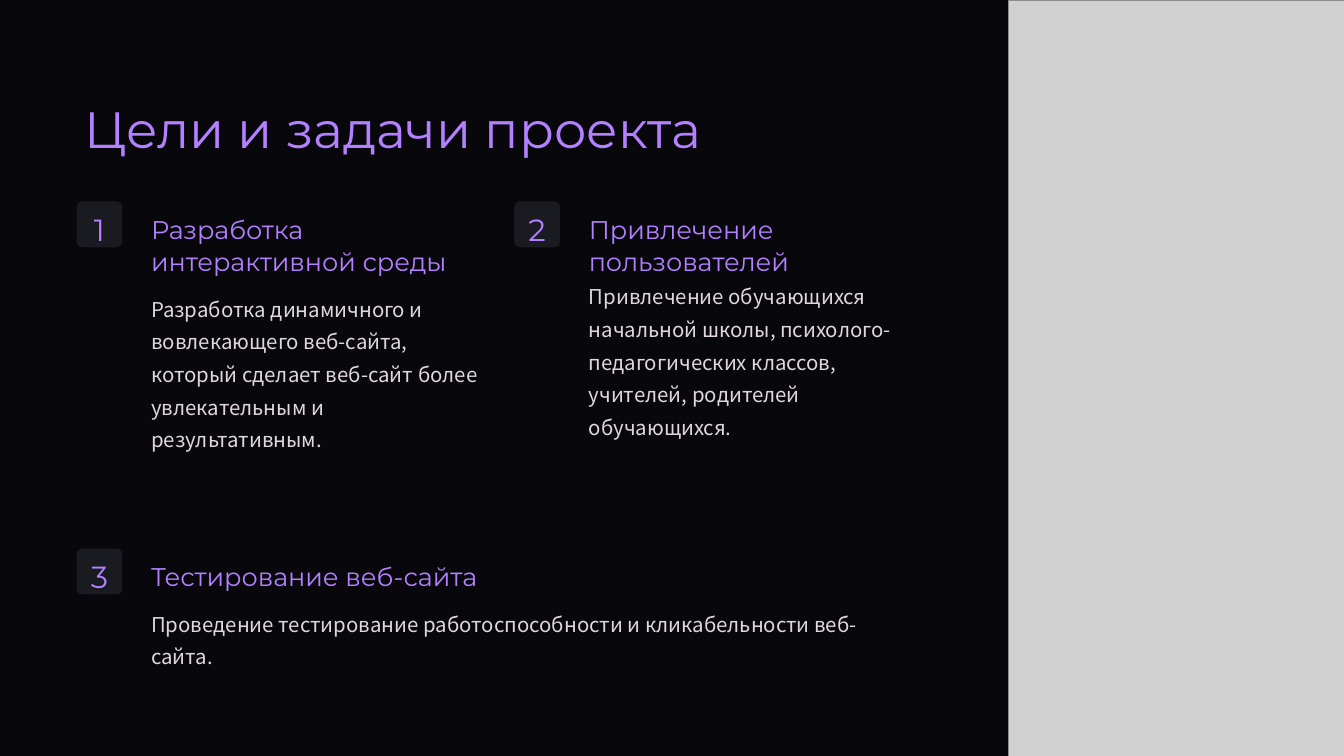
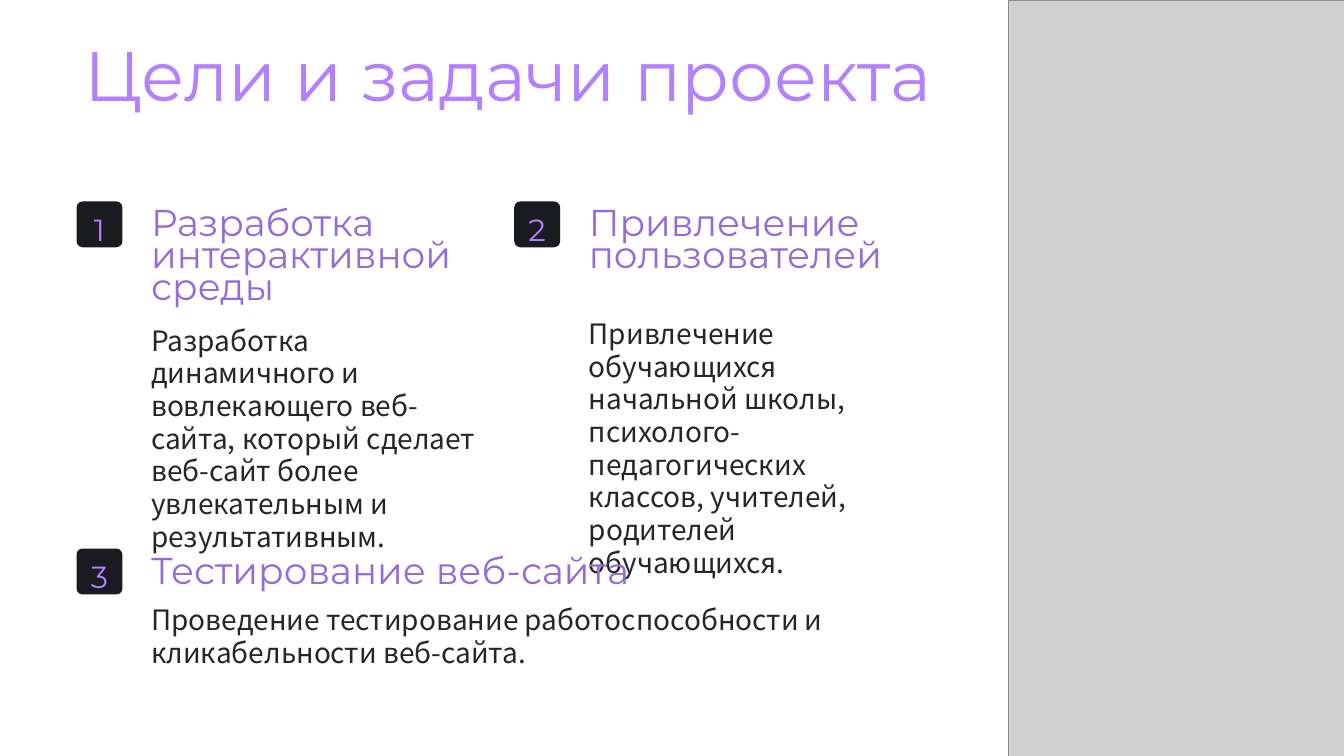
Before and after one commit to sadannieee/ppk, a slide deck: slide 3 of Презентация.pptx. Drawn at 1344x756 pixels with LibreOffice and Linux fonts; fonts in the diff are those of the drawing; grey boxes stand for pictures; background and template pictures are left out; a plain dark background stands for a picture behind light text. Boxes give left, top, right and bottom in pixels: in the first picture for what was removed or moved away, otherwise in the second. Text is boxed around its words. In the diff, an @@ line names an element or a change of style, - is before the commit and + after.

```diff
--- a/Презентация.pptx
+++ b/Презентация.pptx
@@ rectangle removed at (x1=0, y1=0, x2=1344, y2=756) @@
@@ text "Цели и задачи проекта" moved from (x1=85, y1=112, x2=701, y2=158) to (x1=85, y1=52, x2=931, y2=115) @@
@@ text "Цели и задачи проекта" at (x1=85, y1=52, x2=931, y2=115): size 43.7 to 60 pt @@
@@ text "Разработка динамичного и вовлекающего веб-сайта, ..." moved from (x1=151, y1=300, x2=477, y2=420) to (x1=151, y1=328, x2=475, y2=554) @@
@@ size 17.5 to 24 pt, text colour #E0D6DE to #262626 in 3 elements at (x1=151, y1=607, x2=823, y2=664), (x1=151, y1=328, x2=475, y2=554), (x1=589, y1=323, x2=846, y2=581) @@
@@ text "Привлечение обучающихся начальной школы, психолого-педагогич ..." moved from (x1=589, y1=287, x2=890, y2=440) to (x1=589, y1=323, x2=846, y2=581) @@
@@ size 21.9 to 32 pt, text colour #B380FF to #966BD7 in 3 elements at (x1=151, y1=208, x2=451, y2=307), (x1=589, y1=210, x2=882, y2=268), (x1=151, y1=548, x2=629, y2=591) @@
```
Also in this commit, not shown: 6 other slides changed, 1 slide added.
